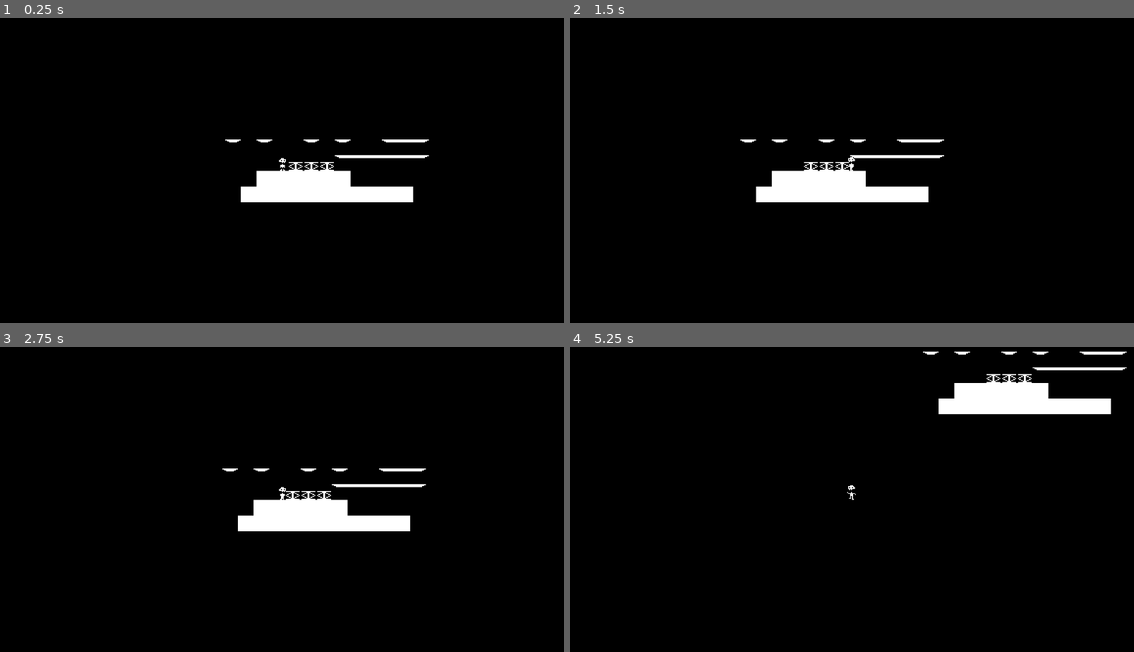
Above: before the commit, frames 1-4 (two rows, left to right).
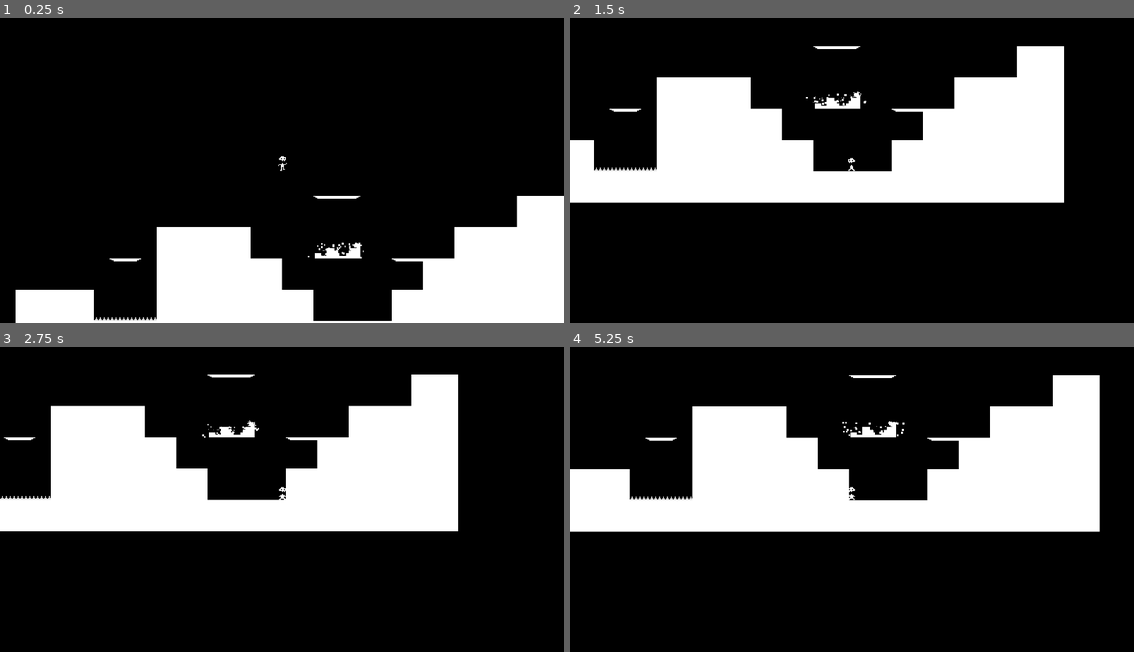
Above: after the commit, the same moments.

Repository: epicfarmer/gmtk2024
Game: Godot game, scene res://scenes/outer_level.tscn
The game is run twice, just before and just after one commit, with the same random seed, the same clock (stepped at 60 frames per second) and the same inputs. Before the commit the project starts from res://scenes/kenny-test.tscn.
Inputs:
- Up to frame 1 (0.25 s): no input
- Up to frame 2 (1.5 s): tap Enter at 0.5 s; hold D (move_right) 0.53-1.28 s; tap Space (jump) at 0.77 s; hold A (move_left) from 1.28 s (still down)
- Up to frame 3 (2.75 s): tap Space (jump) at 1.52 s; release A (move_left) at 2.03 s; hold D (move_right) from 2.03 s (still down)
- Up to frame 4 (5.25 s): tap Space (jump) at 3.02, 3.77, 4.52 s; release D (move_right) at 3.53 s; hold A (move_left) from 3.53 s (still down)

The runs differ from the first frame. In frame 1, 21% of the frame differs, in the area x 2-100%, y 39-100%; in frame 2, 23%; in frame 3, 22%; in frame 4, 28%, in the area x 0-99%, y 1-61%.
Error before the commit: Invalid assignment of property or key 'inside' with value of type 'bool' on a base object of type 'Node2D'. (res://scripts/Player2D.gd:20)

Commit message:
Adding the plugin that I forgot to add earlier (this changes the default scene to my test sorry in advance)

Diff:
--- a/project.godot
+++ b/project.godot
@@ -11,13 +11,21 @@
 [application]
 
 config/name="Git"
-run/main_scene="res://scenes/kenny-test.tscn"
+run/main_scene="res://scenes/outer_level.tscn"
 config/features=PackedStringArray("4.2", "GL Compatibility")
 config/icon="res://icon.svg"
+
+[autoload]
+
+RigidBodyAutoScaler="*res://addons/rigidbody_auto_scaler/RigidBodyAutoScaler.gd"
 
 [display]
 
 window/stretch/scale=2.0
+
+[editor_plugins]
+
+enabled=PackedStringArray("res://addons/rigidbody_auto_scaler/plugin.cfg")
 
 [input]
 
